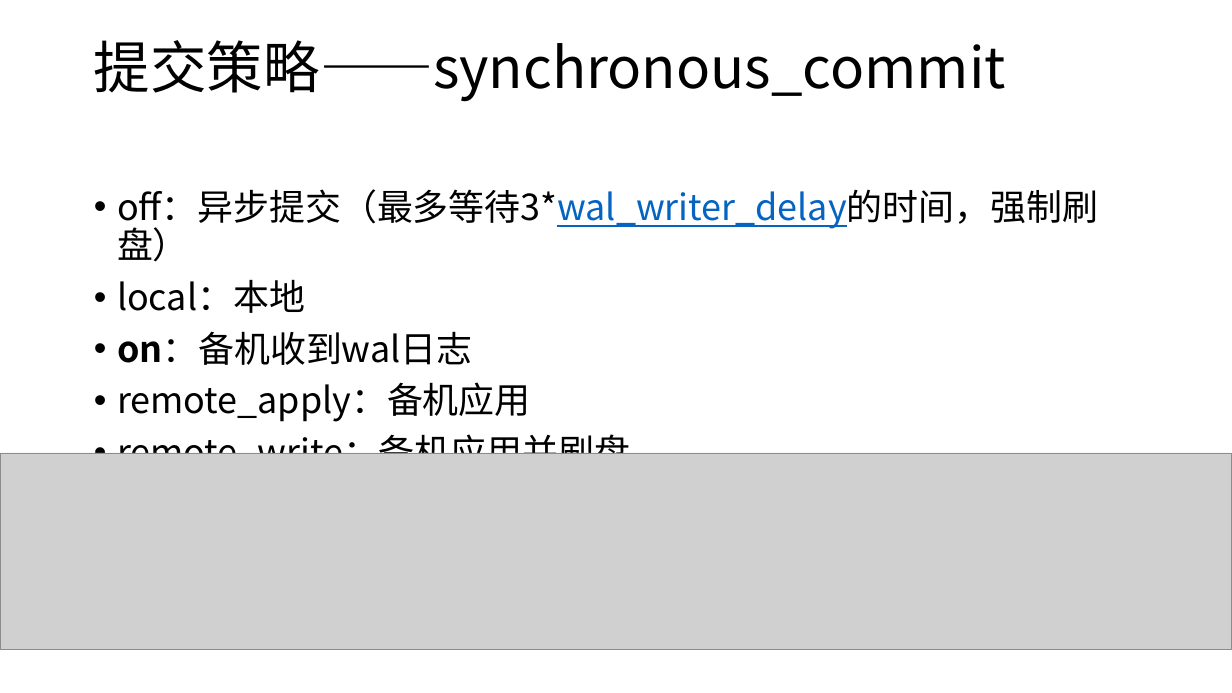
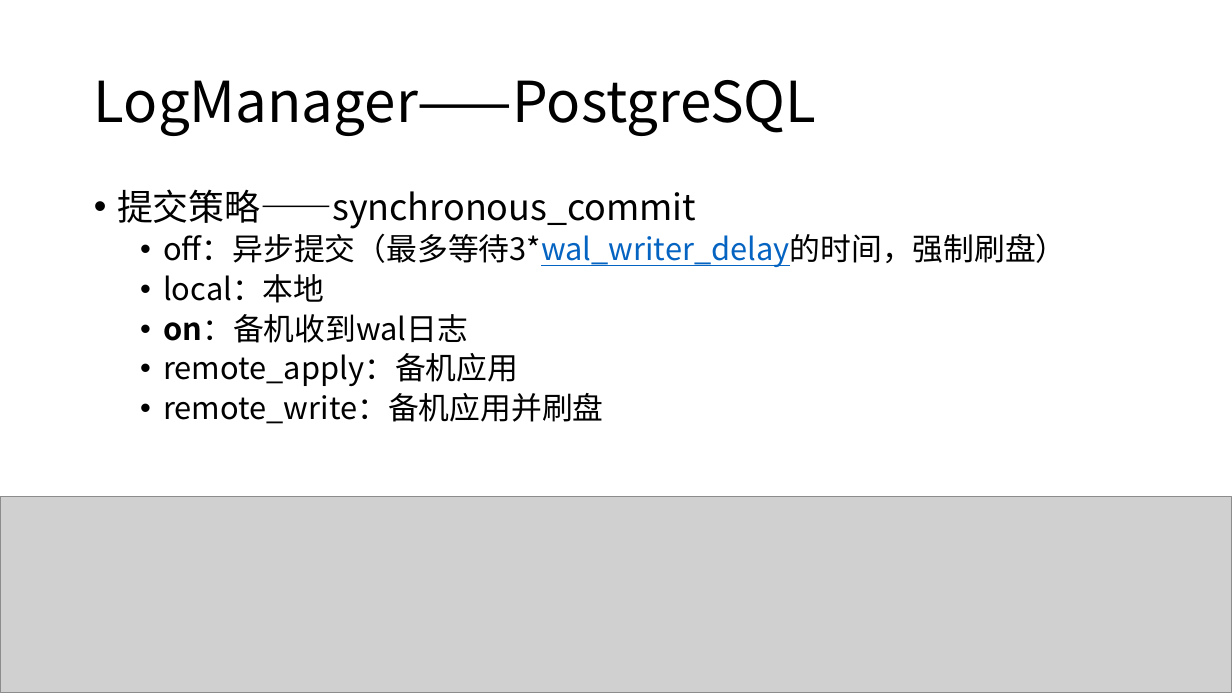
Before and after one commit to yummyliu/papers, a slide deck: slide 25 of 工作分享.pptx (slide 26 before the commit). Drawn at 1232x693 pixels with LibreOffice and Linux fonts; fonts in the diff are those of the drawing; grey boxes stand for pictures. Boxes give left, top, right and bottom in pixels: in the first picture for what was removed or moved away, otherwise in the second. Text is boxed around its words. In the diff, an @@ line names an element or a change of style, - is before the commit and + after.

```diff
--- a/工作分享.pptx
+++ b/工作分享.pptx
@@ title at (94, 80, 816, 136): text changed @@
-提交策略——synchronous_commit
+LogManager——PostgreSQL
@@ text at (117, 189, 696, 229): paragraph added @@
+• 提交策略——synchronous_commit
@@ text at (163, 233, 1067, 424): size 28 to 24 pt in "off：异步提交（最多等待3*wal_writer_delay的时间，强制刷盘）", "local：本地", "on：备机收到wal日志", "remote_apply：备机应用" and 1 more places; list level 1 to 2 in "off：异步提交（最多等待3*wal_writer_delay的时间，强制刷盘）"; list level 1 to 2 in "local：本地"; list level 1 to 2 in "on：备机收到wal日志"; list level 1 to 2 in "remote_apply：备机应用"; list level 1 to 2 in "remote_write：备机应用并刷盘" @@
@@ picture: place and size @@
-picture at (0, 453, 1232, 649)
+picture at (0, 497, 1232, 693)
```
Also in this commit, not shown: 19 other slides changed, 7 slides added, 8 slides removed.
